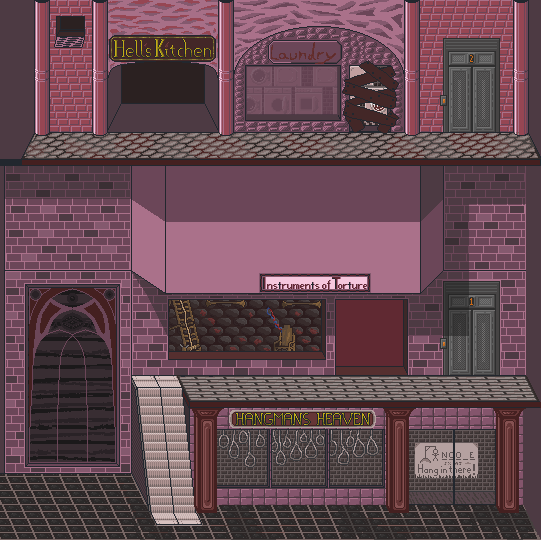
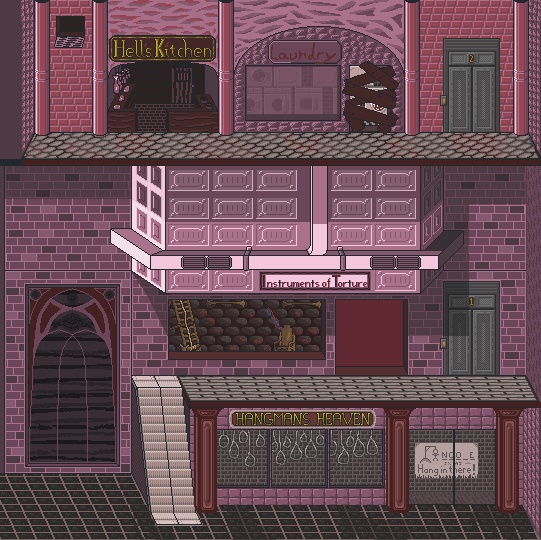
Layer changes from the first 541 x 540 image to the second:
added layer "new layer" above "palette" over (21, 0, 541, 535)
painted on "palette" over (108, 61, 464, 293)
painted on "blood" over (168, 169, 416, 291)
painted on "horror.png" over (259, 273, 371, 293)
